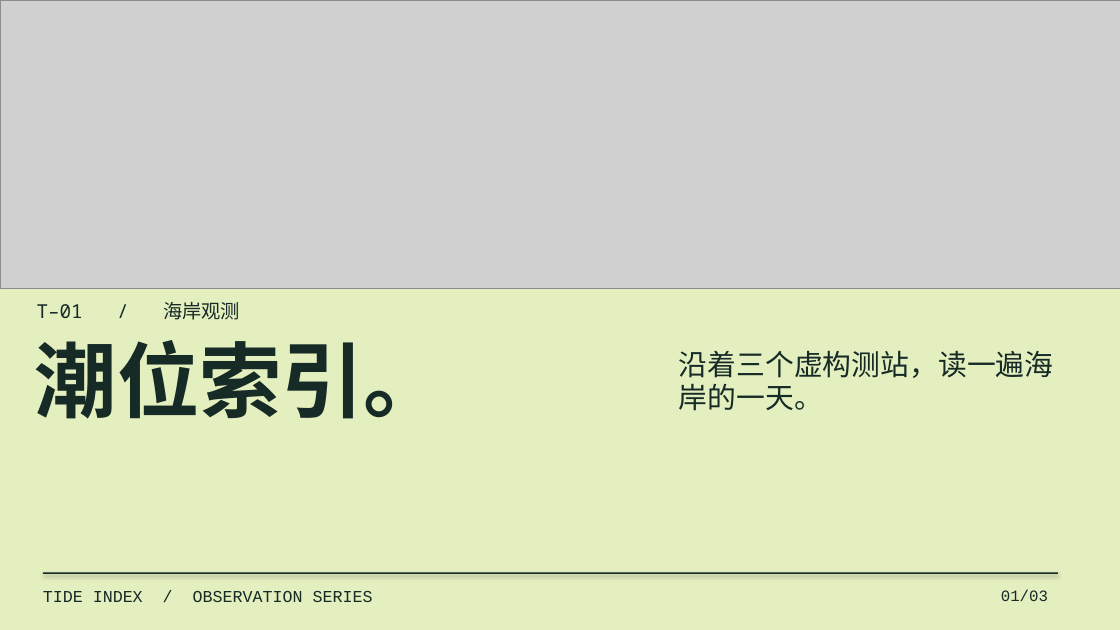
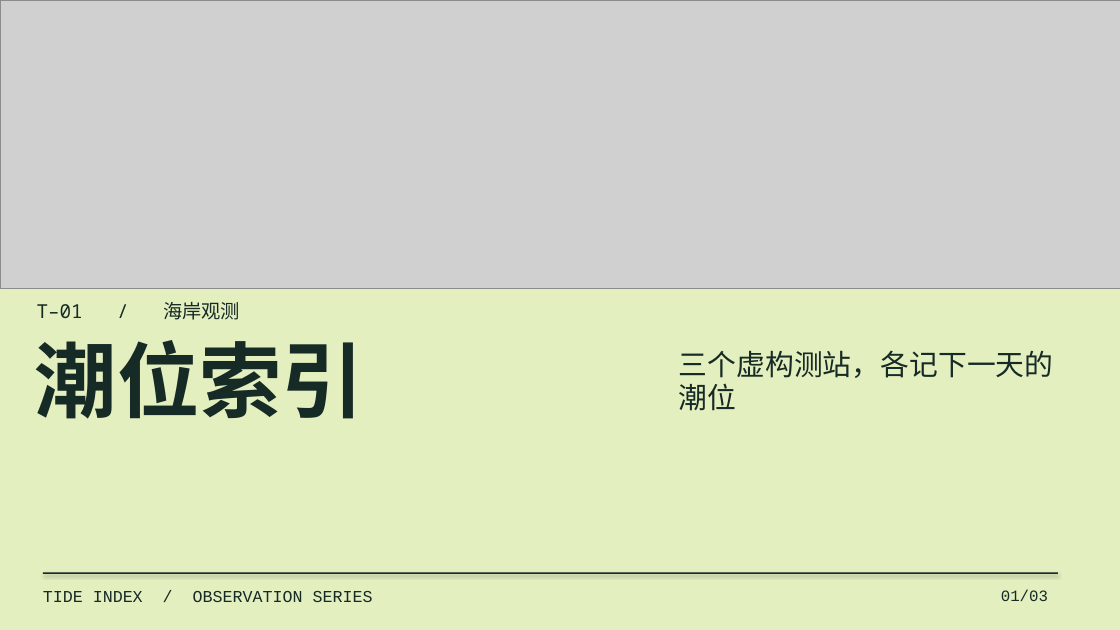
Before and after one commit to joeymilano/joey-design, a slide deck: slide 1 of docs/tide-index-deck-zh.pptx. Drawn at 1120x630 pixels with LibreOffice and Linux fonts; fonts in the diff are those of the drawing; grey boxes stand for pictures. Boxes give left, top, right and bottom in pixels: in the first picture for what was removed or moved away, otherwise in the second. Text is boxed around its words. In the diff, an @@ line names an element or a change of style, - is before the commit and + after.

```diff
--- a/docs/tide-index-deck-zh.pptx
+++ b/docs/tide-index-deck-zh.pptx
@@ text at [35, 340, 364, 419]: text changed @@
-潮位索引。
+潮位索引
@@ text at [679, 350, 1053, 411]: text changed @@
-沿着三个虚构测站，读一遍海
-岸的一天。
+三个虚构测站，各记下一天的
+潮位
```
Also in this commit, not shown: 2 other slides changed, 22 other files.
